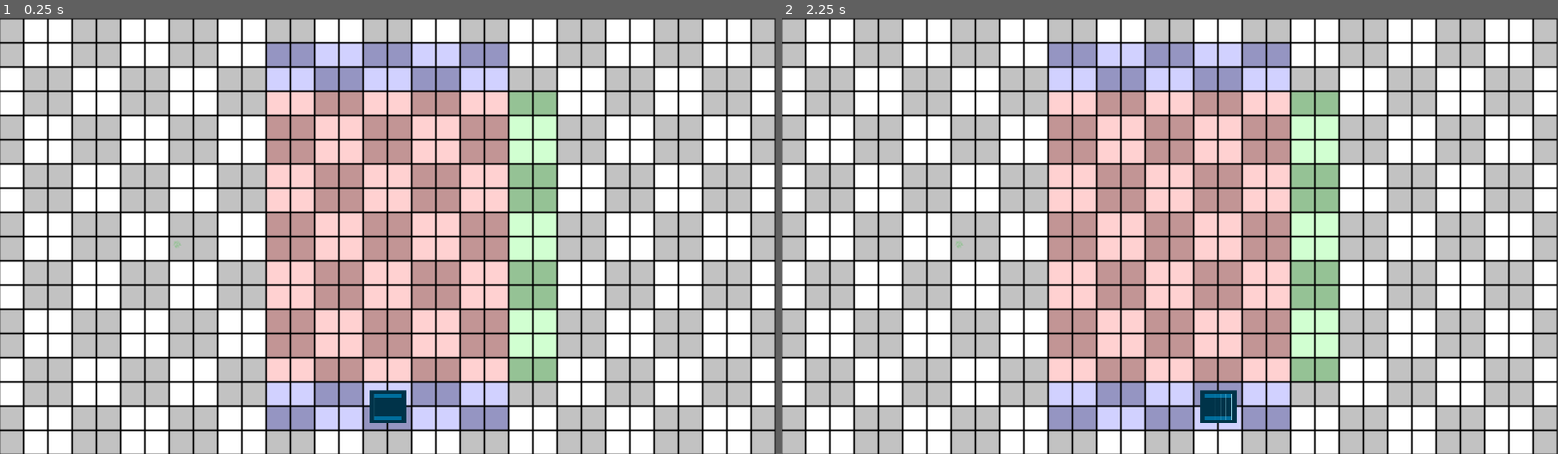
Above: before the commit, frames 1-2 (left to right).
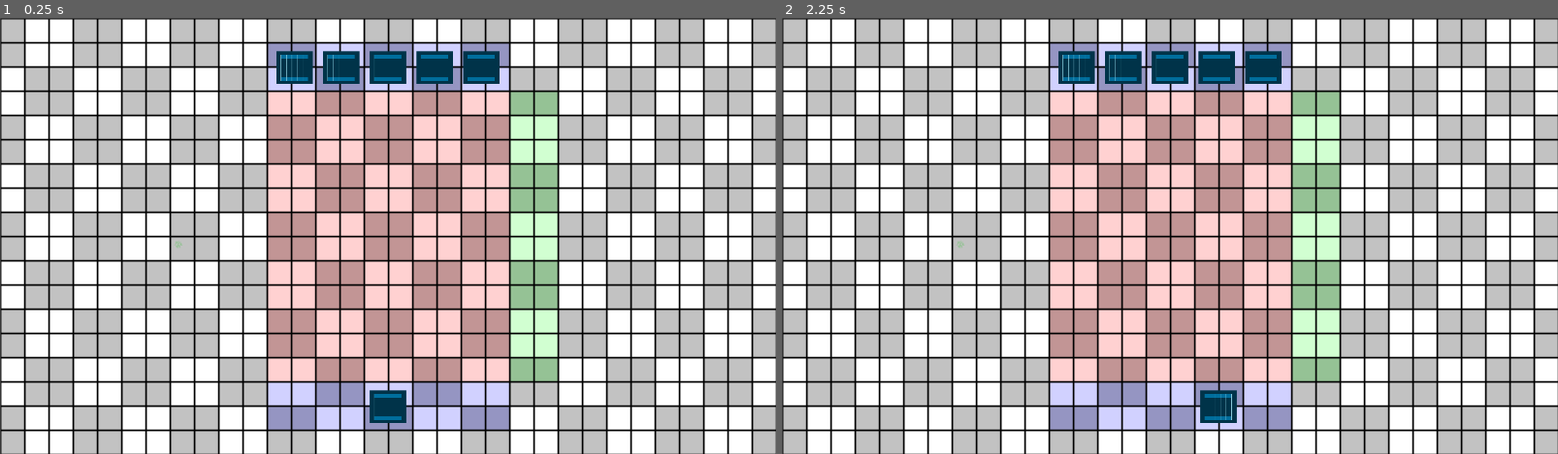
Above: after the commit, the same moments.

Repository: RafaelM4gn/Project-BulletProff
Game: Godot game, scene res://scenes/MainScene.tscn
Two runs of this game, one before a commit and one after it. Both use one fixed random seed, a clock stepped at 60 frames per second and the inputs below.
Inputs:
- Up to frame 1 (0.25 s): no input
- Up to frame 2 (2.25 s): tap Enter at 0.5, 2 s; hold D (move_right) 0.53-1.28 s; tap Space at 1.25 s; hold A (move_left) 1.28-2.03 s; hold D (move_right) from 2.03 s (still down)

The runs differ from the first frame. In frame 1, 17% of the frame differs, in the area x 0-100%, y 0-100%; in frame 2, 17%.

Commit message:
feature: start implement enemy engine

Diff:
--- /dev/null
+++ b/scenes/EnemyEngine.tscn
@@ -0,0 +1,29 @@
+[gd_scene load_steps=2 format=2]
+
+[ext_resource path="res://assets/Player.png" type="Texture" id=1]
+
+[node name="EnemyStage" type="Node2D"]
+position = Vector2( 54, 59 )
+scale = Vector2( 0.13447, 0.0929802 )
+
+[node name="Stage" type="Node2D" parent="."]
+
+[node name="Enemy5" type="Sprite" parent="Stage"]
+position = Vector2( 860, 0 )
+scale = Vector2( 0.999999, 1 )
+texture = ExtResource( 1 )
+
+[node name="Enemy4" type="Sprite" parent="Stage"]
+position = Vector2( 430, 0 )
+texture = ExtResource( 1 )
+
+[node name="Enemy3" type="Sprite" parent="Stage"]
+texture = ExtResource( 1 )
+
+[node name="Enemy2" type="Sprite" parent="Stage"]
+position = Vector2( -430, 0 )
+texture = ExtResource( 1 )
+
+[node name="Enemy" type="Sprite" parent="Stage"]
+position = Vector2( -860, 0 )
+texture = ExtResource( 1 )
--- a/scenes/MainScene.tscn
+++ b/scenes/MainScene.tscn
@@ -1,13 +1,18 @@
-[gd_scene load_steps=3 format=2]
+[gd_scene load_steps=4 format=2]
 
 [ext_resource path="res://scenes/Background.tscn" type="PackedScene" id=1]
 [ext_resource path="res://scenes/Player.tscn" type="PackedScene" id=2]
+[ext_resource path="res://scenes/EnemyEngine.tscn" type="PackedScene" id=3]
 
 [node name="MainScene" type="Node2D"]
 
 [node name="Background" parent="." instance=ExtResource( 1 )]
-position = Vector2( 639, 361 )
+position = Vector2( 641, 361 )
 
 [node name="Player" parent="." instance=ExtResource( 2 )]
 position = Vector2( 640, 642 )
 scale = Vector2( 0.178845, 0.123664 )
+
+[node name="Player" parent="Player" instance=ExtResource( 3 )]
+position = Vector2( 0.000244141, -4528.41 )
+scale = Vector2( 1, 1 )
